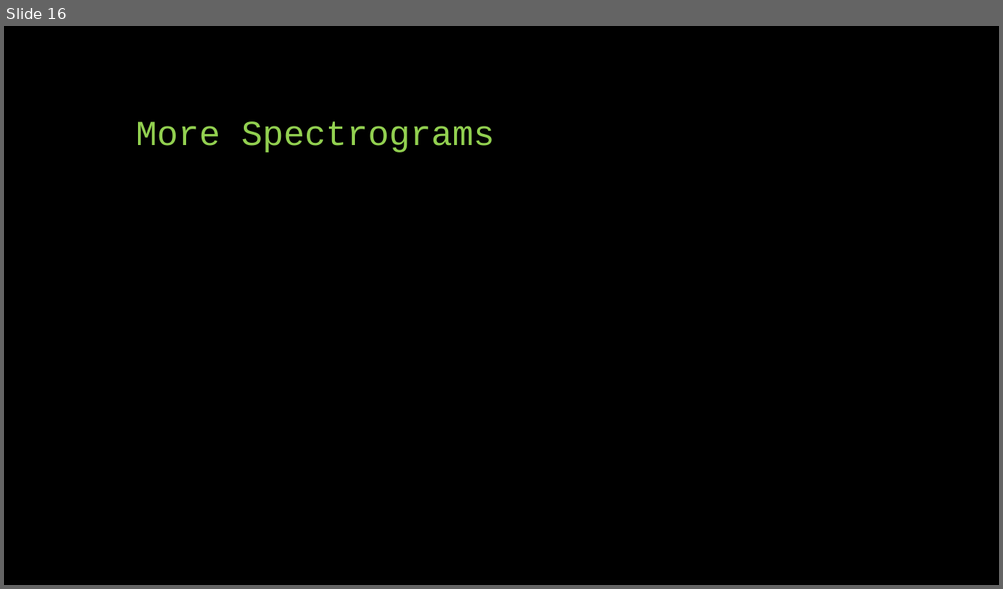
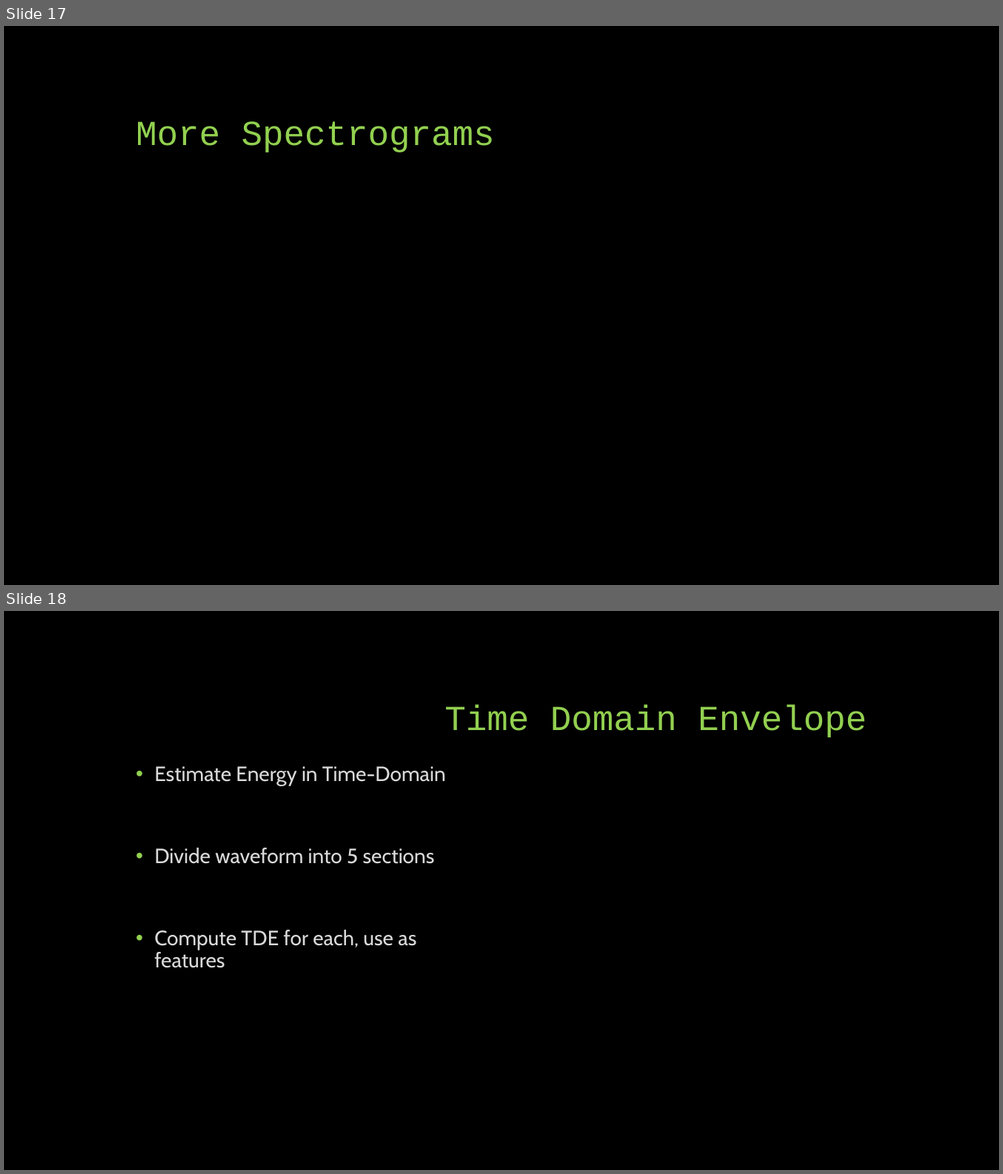
Before and after one commit to landonbuell/Buell-Senior-Thesis, a slide deck: Thesis/CapstonePresentaion/Classifying Chaotic Synthesizers with a Multimodal Neural Network.pptx. Shown one above the other, each under a label of ours: slide 16 before the commit, slides 17 and 18 after it. The pictures are 1003x589 and 1003x1174 pixels, drawn with LibreOffice and Linux fonts; fonts in the diff are those of the drawing. Boxes give left, top, right and bottom in pixels: in the first picture for what was removed or moved away, otherwise in the second. Text is boxed around its words. In the diff, an @@ line names an element or a change of style, - is before the commit and + after.

```diff
--- a/Thesis/CapstonePresentaion/Classifying Chaotic Synthesizers with a Multimodal Neural Network.pptx
+++ b/Thesis/CapstonePresentaion/Classifying Chaotic Synthesizers with a Multimodal Neural Network.pptx
@@ slide 18 added at (x1=4, y1=611, x2=999, y2=1170), background #000000 @@
@@ title added at (x1=444, y1=704, x2=866, y2=738), 34 pt, text #92D050 @@
+Time Domain Envelope
@@ text added at (x1=154, y1=766, x2=446, y2=968), 20 pt, text #D9D9D9 @@
+• Estimate Energy in Time-Domain
+• Divide waveform into 5 sections
+• Compute TDE for each, use as features
@@ what was slide 16 is now slide 17 @@
```
Also in this commit, not shown: 4 slides changed, 3 other slides added, 2 other files.
